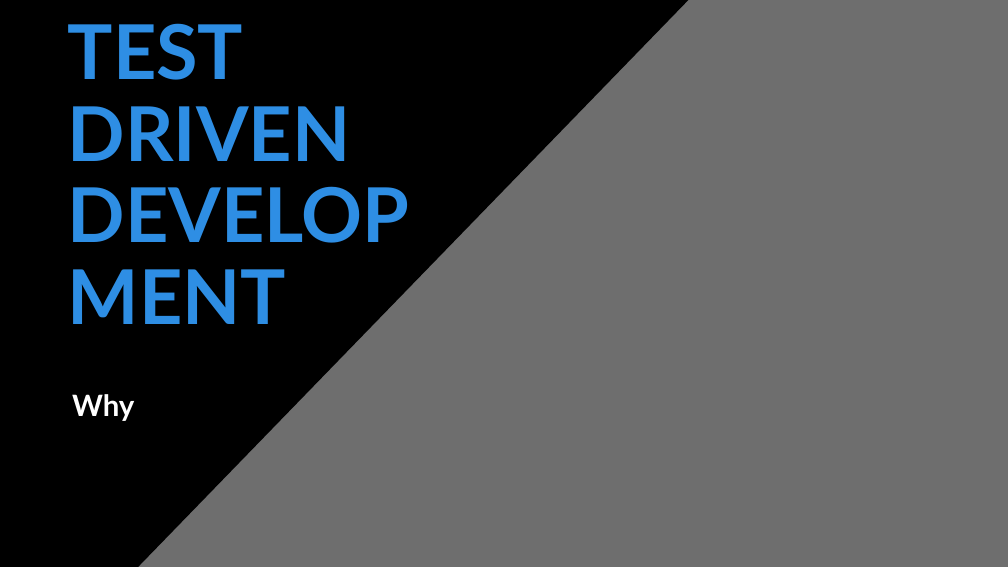
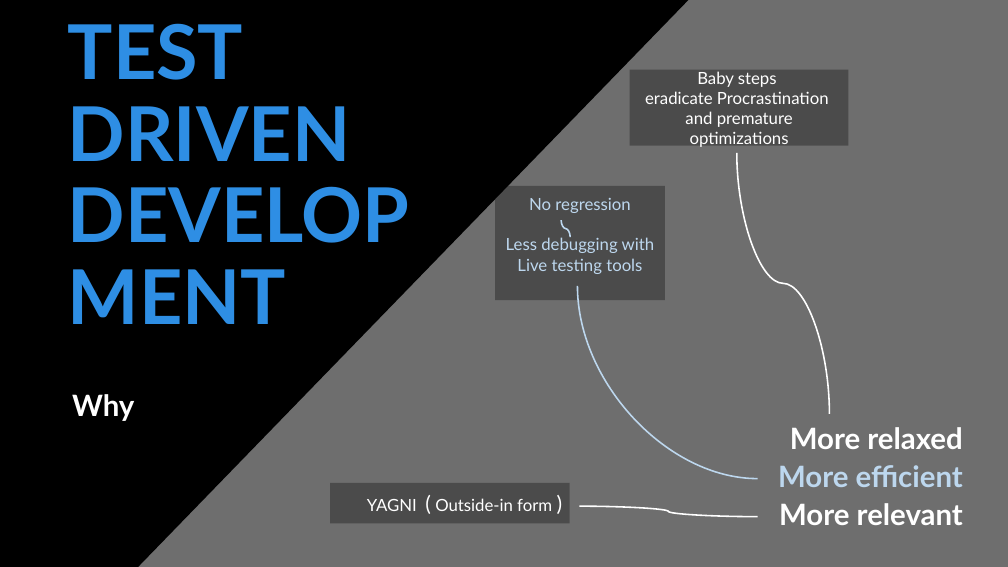
Before and after one commit to tpierrain/talk-outside-in-diamond-tdd, a slide deck: slide 3 of Outside-In-Diamond TDD.pptx. Drawn at 1008x567 pixels with LibreOffice and Linux fonts; fonts in the diff are those of the drawing; background and template pictures are left out. Boxes give left, top, right and bottom in pixels: in the first picture for what was removed or moved away, otherwise in the second. Text is boxed around its words. In the diff, an @@ line names an element or a change of style, - is before the commit and + after.

```diff
--- a/Outside-In-Diamond TDD.pptx
+++ b/Outside-In-Diamond TDD.pptx
@@ rectangle added at [630,70,848,146], fill #000000 at 31% opacity, 16 pt, text #FFFFFF @@
+Baby steps
+eradicate Procrastination
+and premature optimizations
@@ curved line added from (737, 153) to (830, 414), #FFFFFF 1.5 pt @@
@@ rectangle added at [495,186,665,300], fill #000000 at 31% opacity, 16 pt, text #BDD7EE @@
+No regression
+Less debugging with Live testing tools
@@ curved line added from (561, 220) to (570, 237), #BDD7EE 1.5 pt @@
@@ curved line added from (578, 286) to (758, 479), #BDD7EE 1.5 pt @@
@@ text added at [778,427,963,525], 28 pt, text #FFFFFF, bold @@
+More relaxed
+More efficient
+More relevant
@@ rectangle added at [330,483,570,524], fill #000000 at 31% opacity, 16 pt, text #FFFFFF @@
+YAGNI ( Outside-in form )
@@ curved line added from (579, 507) to (758, 516), #FFFFFF 1.5 pt @@
```
Also in this commit, not shown: 7 other slides changed.
